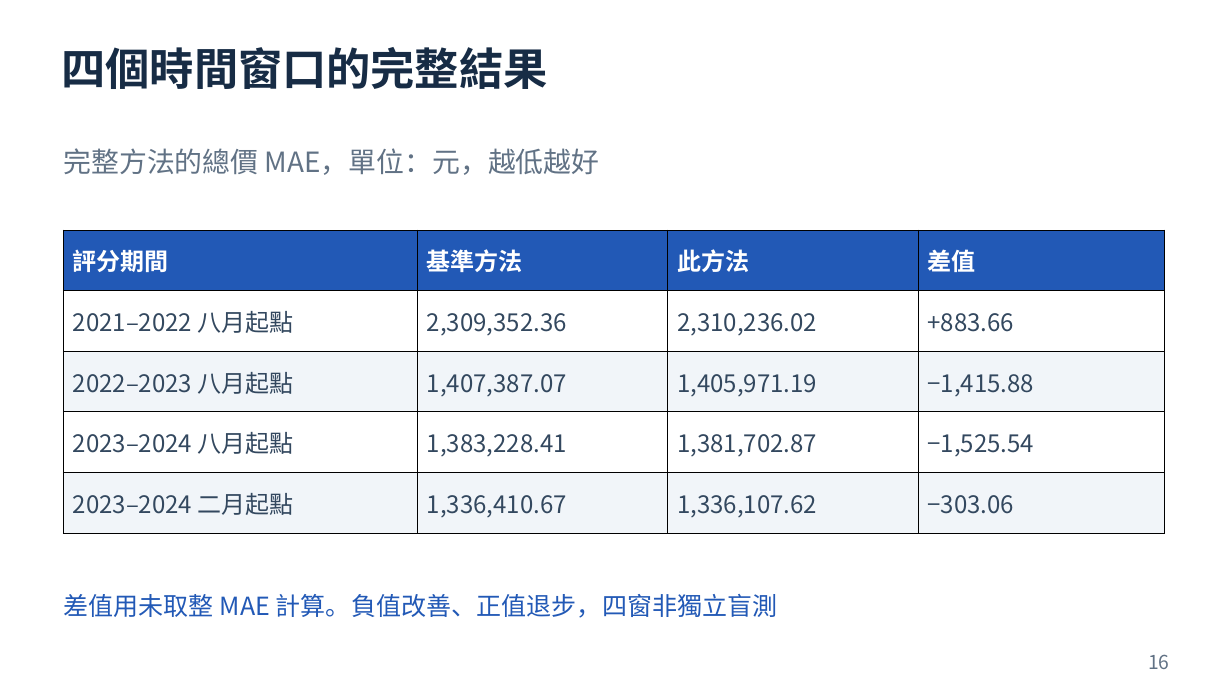
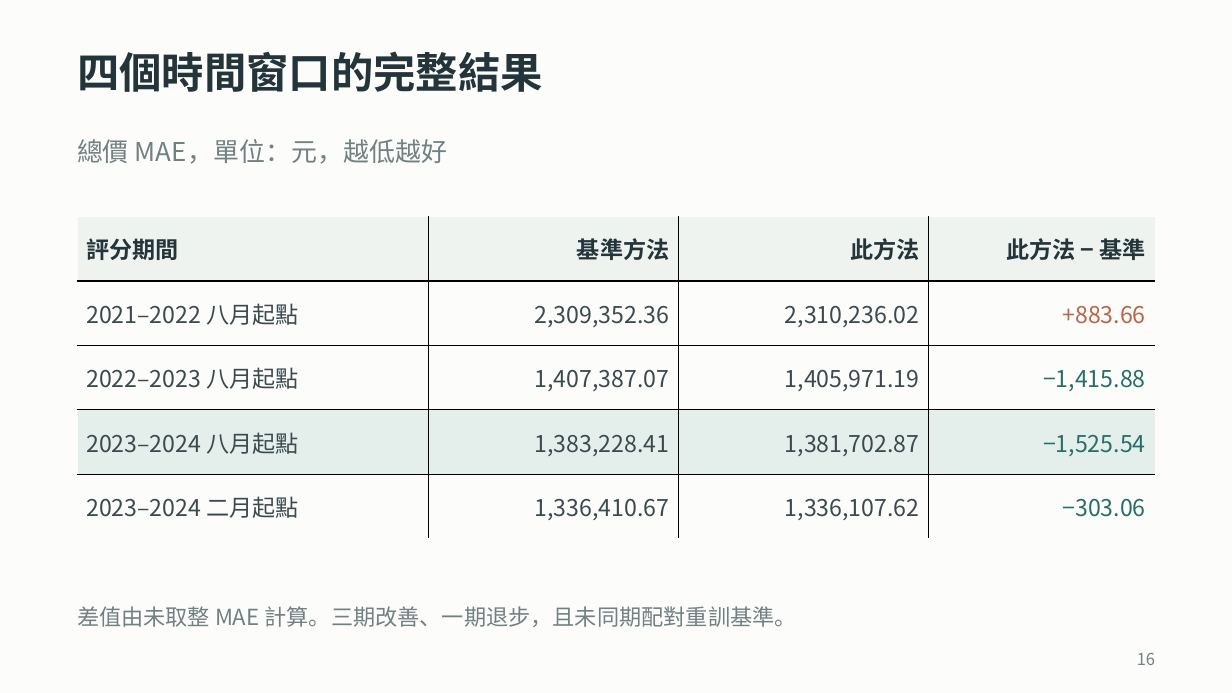
Before and after one commit to ziyi930108/nycu-house-price-regression, a slide deck: slide 16 of teaching/final_presentation/台灣房屋銷售價格預測挑戰賽_上台簡報.pptx. Drawn at 1232x693 pixels with LibreOffice and Linux fonts; fonts in the diff are those of the drawing. Boxes give left, top, right and bottom in pixels: in the first picture for what was removed or moved away, otherwise in the second. Text is boxed around its words. In the diff, an @@ line names an element or a change of style, - is before the commit and + after.

```diff
--- a/teaching/final_presentation/台灣房屋銷售價格預測挑戰賽_上台簡報.pptx
+++ b/teaching/final_presentation/台灣房屋銷售價格預測挑戰賽_上台簡報.pptx
@@ background #FFFFFF to #FCFCFA @@
@@ text "四個時間窗口的完整結果" moved from (x1=62, y1=47, x2=548, y2=89) to (x1=77, y1=51, x2=543, y2=92) @@
@@ text "四個時間窗口的完整結果" at (x1=77, y1=51, x2=543, y2=92): size 34.5 to 33 pt, text colour #172C45 to #23343A @@
@@ text at (x1=77, y1=139, x2=447, y2=164): text changed; size 21.8 to 20.2 pt; text colour #617285 to #718082 @@
-完整方法的總價 MAE，單位：元，越低越好
+總價 MAE，單位：元，越低越好
@@ table at (x1=77, y1=216, x2=1155, y2=539) @@
-row 1, column 4: 差值
+row 1, column 4: 此方法 − 基準
@@ fill #2259B6 to #EEF3F0 in row 1 @@
@@ fill #FFFFFF to #FCFCFA in row 2 @@
@@ fill #F1F5F9 to #FCFCFA in 8 cells @@
@@ fill #FFFFFF to #E4EFEB in row 4 @@
@@ size 18.8 to 18 pt @@
@@ text colour #FFFFFF to #23343A in "評分期間", "基準方法", "此方法" @@
@@ text colour #33485F to #3A4A4E in "2021–2022 八月起點", "2,309,352.36", "2,310,236.02", "2022–2023 八月起點" and 8 more places @@
@@ text colour #33485F to #BA6548 in "+883.66" @@
@@ text colour #33485F to #276E68 in "−1,415.88", "−1,525.54", "−303.06" @@
@@ alignment left to right @@
@@ borders changed @@
@@ table resized from (x1=64, y1=230, x2=1165, y2=533) to (x1=77, y1=216, x2=1155, y2=539) @@
@@ text at (x1=77, y1=606, x2=797, y2=627): text changed; size 19.5 to 17.2 pt; text colour #2259B6 to #718082 @@
-差值用未取整 MAE 計算。負值改善、正值退步，四窗非獨立盲測
+差值由未取整 MAE 計算。三期改善、一期退步，且未同期配對重訓基準。
@@ text "16" at (x1=1137, y1=653, x2=1155, y2=665): size 15 to 12.8 pt, text colour #617285 to #718082 @@
```
Also in this commit, not shown: 23 other slides changed, 37 other files.
